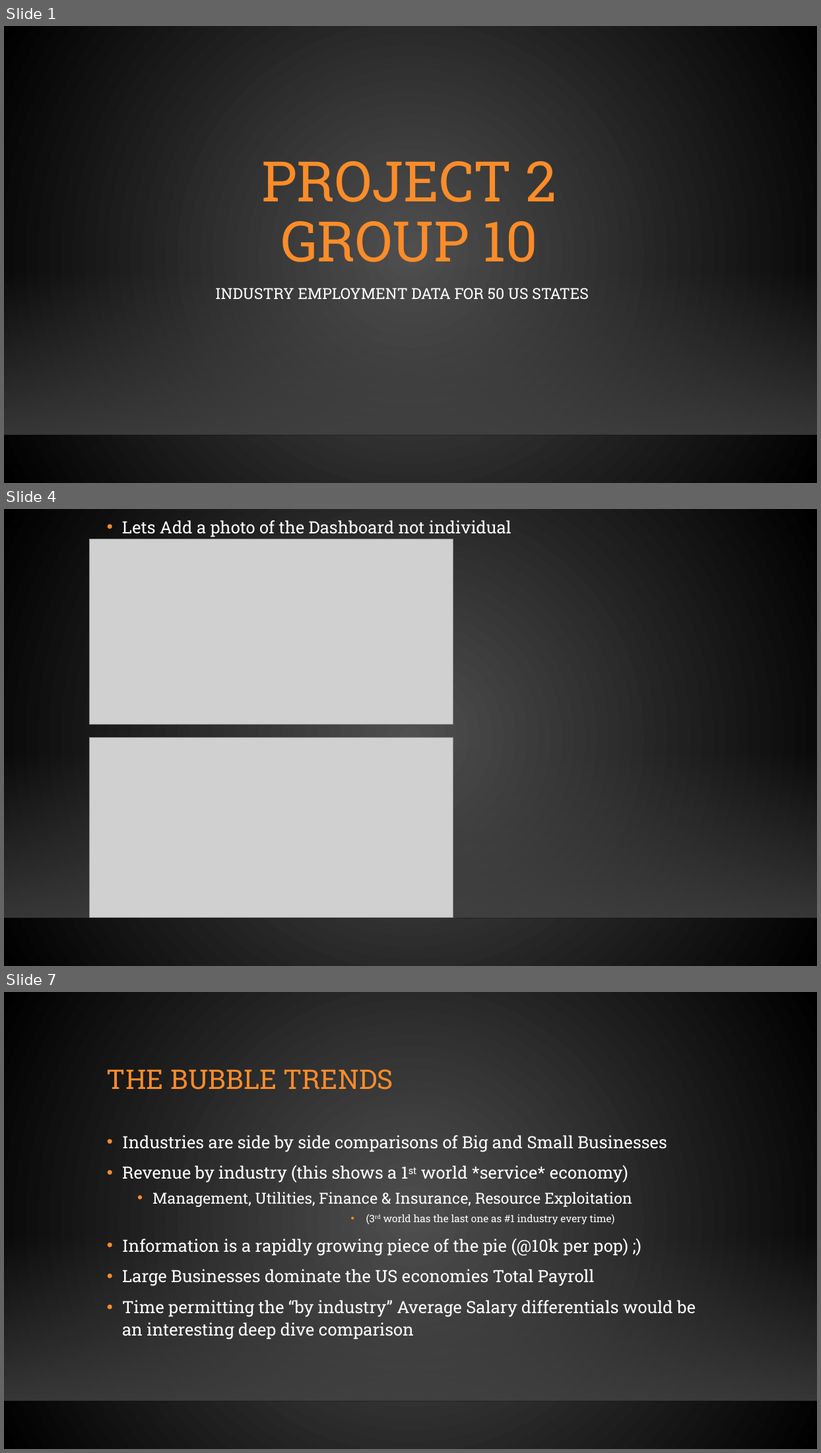
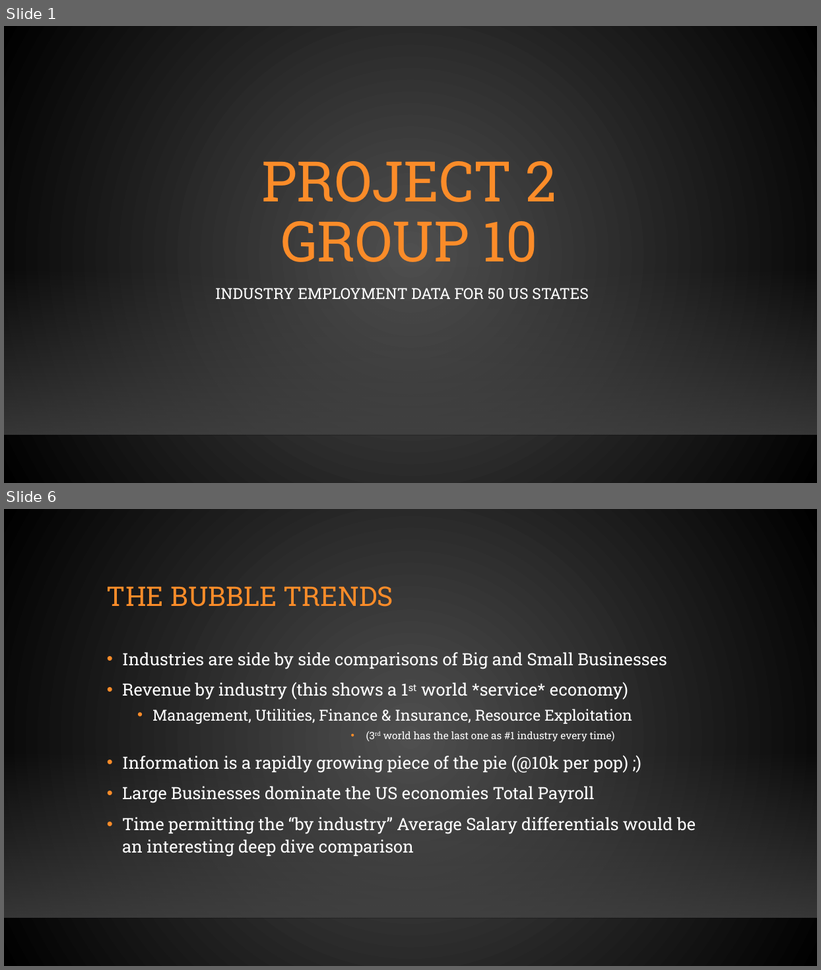
Before and after one commit to jobongie/group10_project2, a slide deck: Project_2_Group_10.pptx. Shown one above the other, each under a label of ours: slides 1, 4 and 7 before the commit, slides 1 and 6 after it; the slides between them are not shown. The pictures are 821x1453 and 821x970 pixels, drawn with LibreOffice and Linux fonts; fonts in the diff are those of the drawing; grey boxes stand for pictures; background and template pictures are left out. Boxes give left, top, right and bottom in pixels: in the first picture for what was removed or moved away, otherwise in the second. Text is boxed around its words. In the diff, an @@ line names an element or a change of style, - is before the commit and + after.

```diff
--- a/Project_2_Group_10.pptx
+++ b/Project_2_Group_10.pptx
@@ slide 4 removed at <box>4,509,817,966</box>, background gradient #505050 to #000000; not listed: 2 template elements that a slide beside it also shows @@
@@ text removed at <box>122,520,512,537</box> @@
-• Lets Add a photo of the Dashboard not individual graphs
@@ picture removed at <box>90,539,453,724</box> @@
@@ picture removed at <box>90,738,453,918</box> @@
@@ what was slide 7 is now slide 6 @@
```
Also in this commit, not shown: 3 slides changed, 2 slides added, 3 other slides removed.
